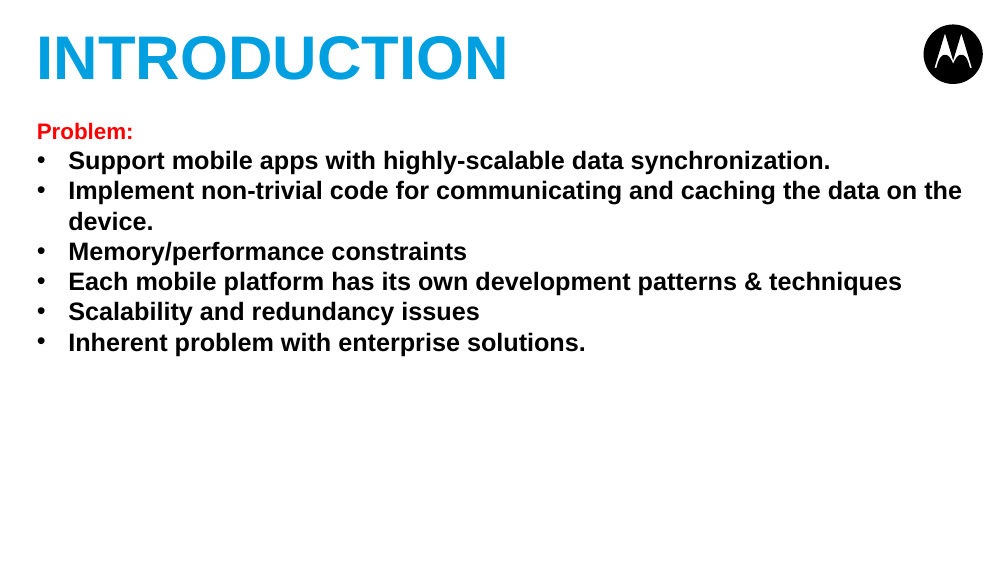
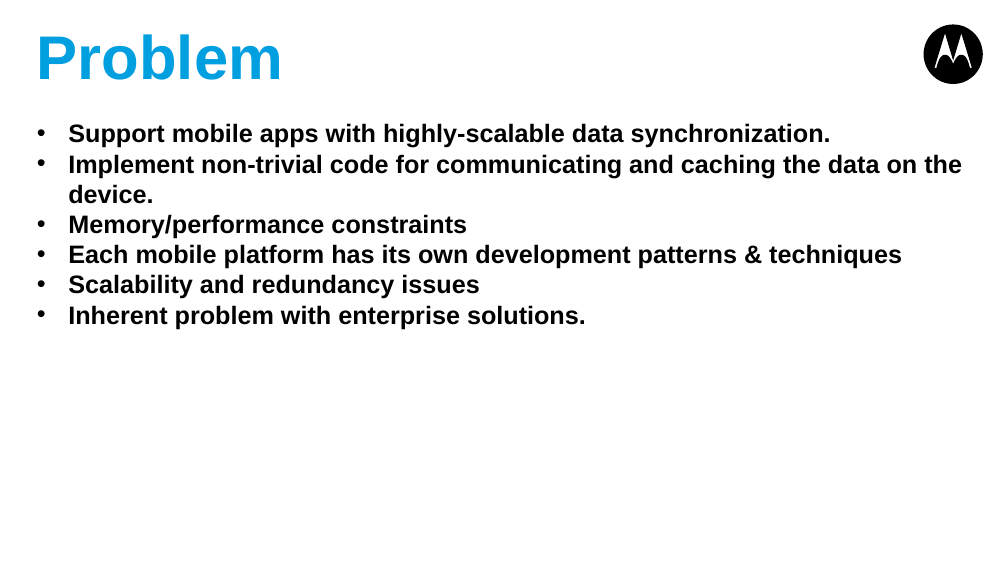
Before and after one commit to shurab/Rhoconnect-Demo, a slide deck: slide 3 of Rhoconnect-appforum.pptx. Drawn at 1008x567 pixels with LibreOffice and Linux fonts; fonts in the diff are those of the drawing. Boxes give left, top, right and bottom in pixels: in the first picture for what was removed or moved away, otherwise in the second. Text is boxed around its words. In the diff, an @@ line names an element or a change of style, - is before the commit and + after.

```diff
--- a/Rhoconnect-appforum.pptx
+++ b/Rhoconnect-appforum.pptx
@@ title at [37,34,283,80]: text changed @@
-INTRODUCTION
+Problem
@@ text at [37,122,134,140]: paragraph removed @@
-Problem:
```
Also in this commit, not shown: 10 other slides changed, 2 slides added, 1 slide removed.
